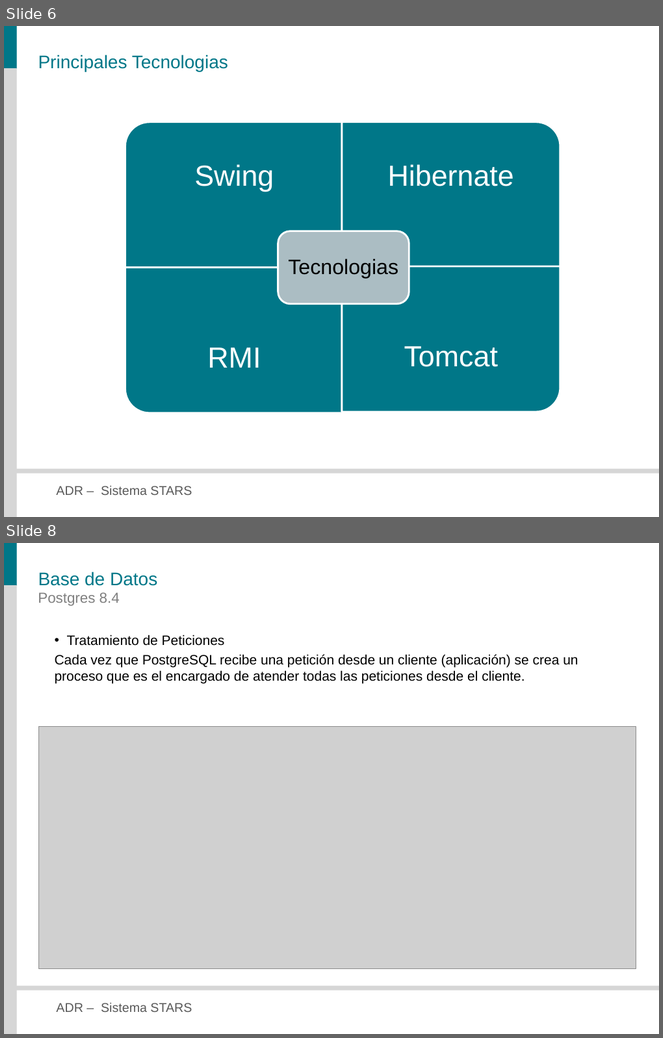
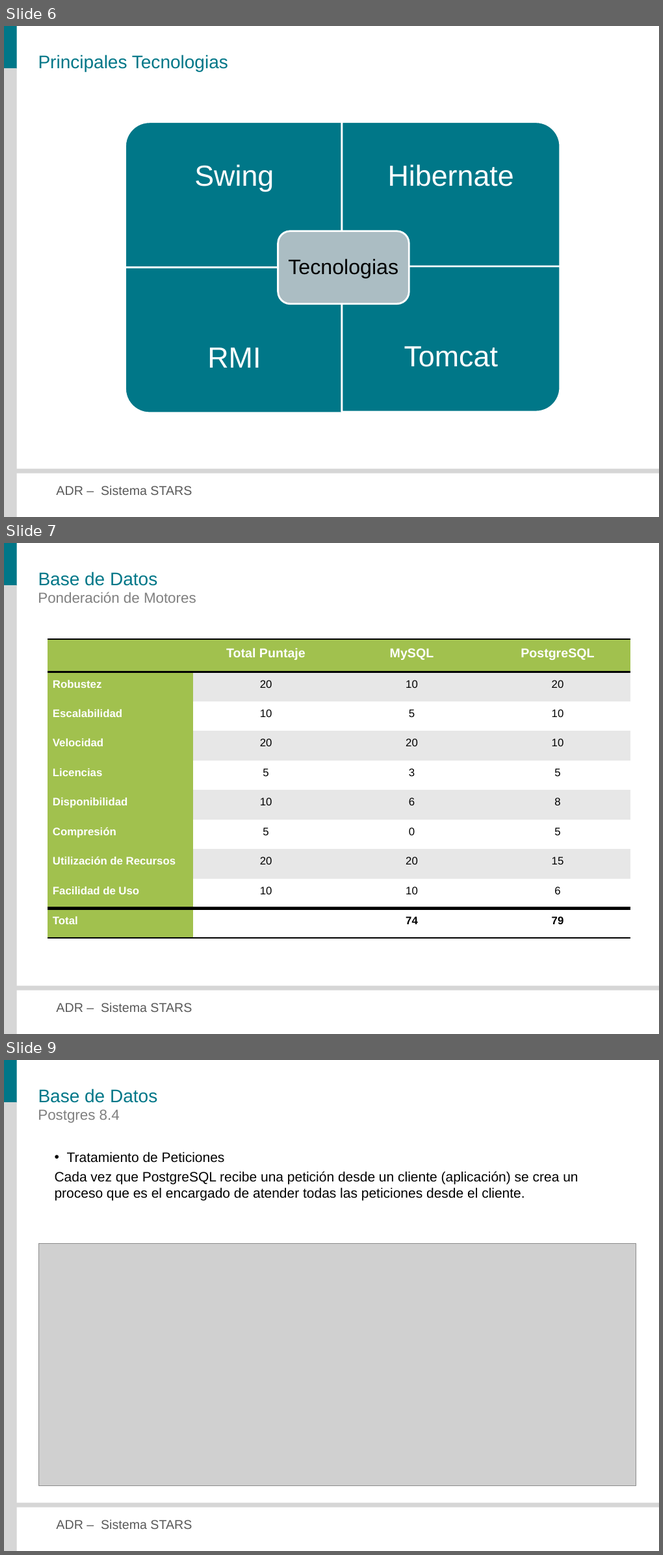
Before and after one commit to veritoreinoso/adr-2010, a slide deck: Presentacion.pptx. Shown one above the other, each under a label of ours: slides 6 and 8 before the commit, slides 6, 7 and 9 after it; the slides between them are not shown. The pictures are 663x1038 and 663x1555 pixels, drawn with LibreOffice and Linux fonts; fonts in the diff are those of the drawing; grey boxes stand for pictures. Boxes give left, top, right and bottom in pixels: in the first picture for what was removed or moved away, otherwise in the second. Text is boxed around its words. In the diff, an @@ line names an element or a change of style, - is before the commit and + after.

```diff
--- a/Presentacion.pptx
+++ b/Presentacion.pptx
@@ slide 7 added at box(4, 543, 659, 1034), background #FFFFFF; not listed: 4 template elements that a slide beside it also shows @@
@@ title added at box(38, 572, 157, 586), 20 pt, text #007788 @@
+Base de Datos
@@ text added at box(38, 592, 196, 603), 16 pt, text #808080 @@
+Ponderación de Motores
@@ table added at box(48, 639, 632, 939), 10 rows, 4 columns @@
+ | Total Puntaje | MySQL | PostgreSQL
+Robustez | 20 | 10 | 20
+Escalabilidad | 10 | 5 | 10
+Velocidad | 20 | 20 | 10
+Licencias | 5 | 3 | 5
+Disponibilidad | 10 | 6 | 8
+Compresión | 5 | 0 | 5
+Utilización de Recursos | 20 | 20 | 15
+Facilidad de Uso | 10 | 10 | 6
+Total |  | 74 | 79
@@ what was slide 8 is now slide 9 @@
```
Also in this commit, not shown: 12 slides changed, 1 other slide added.
